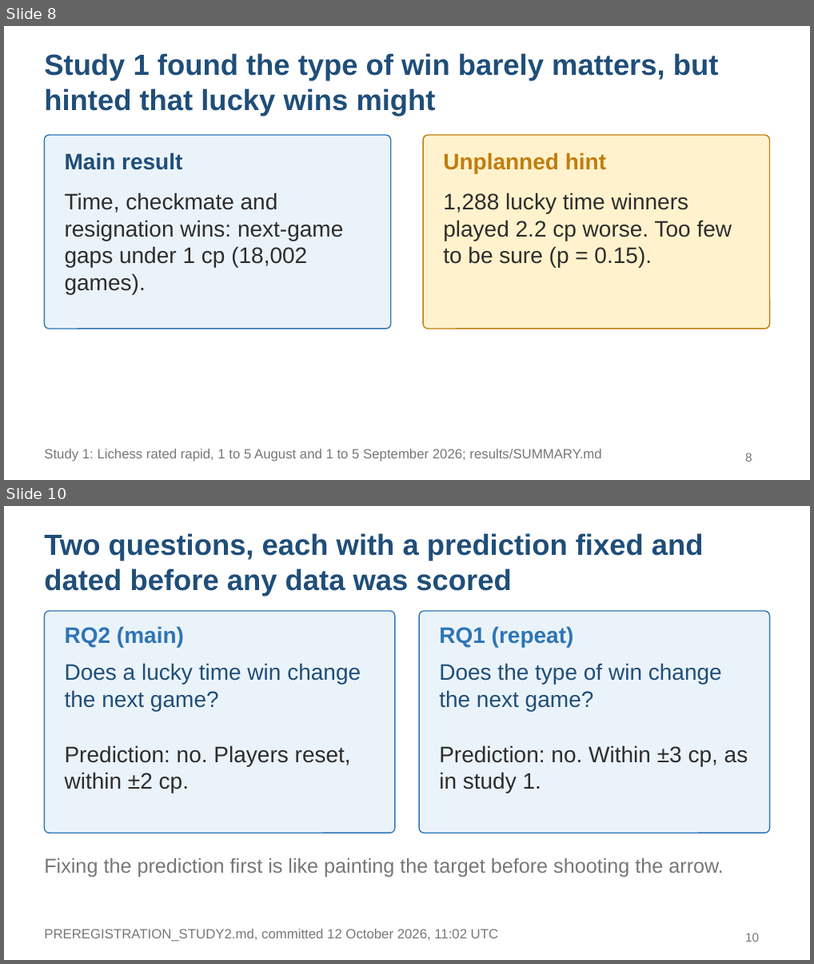
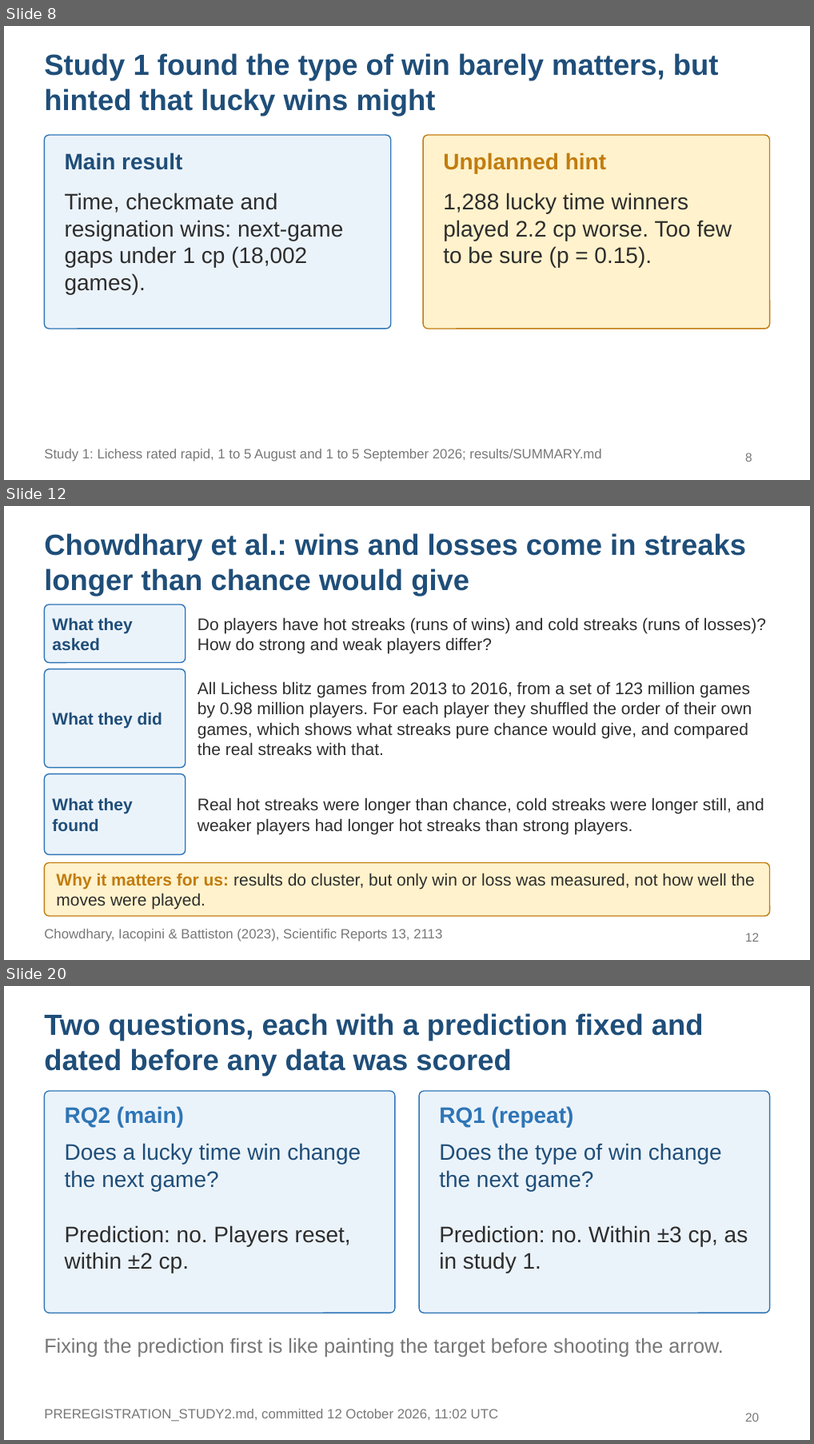
Before and after one commit to KaranaGulati/ContinuedLearningResearch, a slide deck: slides/study2-final.pptx. Shown one above the other, each under a label of ours: slides 8 and 10 before the commit, slides 8, 12 and 20 after it; the slides between them are not shown. The pictures are 814x964 and 814x1444 pixels, drawn with LibreOffice and Linux fonts; fonts in the diff are those of the drawing. Boxes give left, top, right and bottom in pixels: in the first picture for what was removed or moved away, otherwise in the second. Text is boxed around its words. In the diff, an @@ line names an element or a change of style, - is before the commit and + after.

```diff
--- a/slides/study2-final.pptx
+++ b/slides/study2-final.pptx
@@ slide 12 added at box(4, 506, 810, 960), background #FFFFFF @@
@@ title added at box(44, 533, 746, 596), 26 pt, text #1F4E79, bold @@
+Chowdhary et al.: wins and losses come in streaks longer than chance would give
@@ rounded rectangle added at box(44, 604, 186, 663), fill #EBF3FA, outline #2E75B6 1 pt @@
@@ text added at box(52, 617, 133, 650), 15 pt, text #1F4E79, bold @@
+What they asked
@@ text added at box(198, 617, 766, 653), 15 pt, text #2D2D2D @@
+Do players have hot streaks (runs of wins) and cold streaks (runs of losses)? How do strong and weak players differ?
@@ rounded rectangle added at box(44, 669, 186, 768), fill #EBF3FA, outline #2E75B6 1 pt @@
@@ text added at box(198, 681, 753, 755), 15 pt, text #2D2D2D @@
+All Lichess blitz games from 2013 to 2016, from a set of 123 million games by 0.98 million players. For each player they shuffled the order of their own games, which shows what streaks pure chance would give, and compared the real streaks with that.
@@ text added at box(52, 712, 162, 728), 15 pt, text #1F4E79, bold @@
+What they did
@@ rounded rectangle added at box(44, 774, 186, 854), fill #EBF3FA, outline #2E75B6 1 pt @@
@@ text added at box(52, 797, 133, 831), 15 pt, text #1F4E79, bold @@
+What they found
@@ text added at box(198, 797, 765, 834), 15 pt, text #2D2D2D @@
+Real hot streaks were longer than chance, cold streaks were longer still, and weaker players had longer hot streaks than strong players.
@@ rounded rectangle added at box(44, 863, 770, 916), fill #FFF2CC, outline #C27C0E 1 pt @@
@@ text added at box(56, 872, 755, 909), 15 pt, text #2D2D2D @@
+Why it matters for us: results do cluster, but only win or loss was measured, not how well the moves were played.
@@ text added at box(44, 928, 442, 941), 12 pt, text #777777 @@
+Chowdhary, Iacopini & Battiston (2023), Scientific Reports 13, 2113
@@ page number added at box(746, 932, 759, 941), 11 pt, text #777777 @@
+12
@@ what was slide 10 is now slide 20 @@
@@ page number at box(746, 1412, 759, 1421): text changed @@
-10
+20
```
Also in this commit, not shown: 6 slides changed, 9 other slides added, 2 other files.
